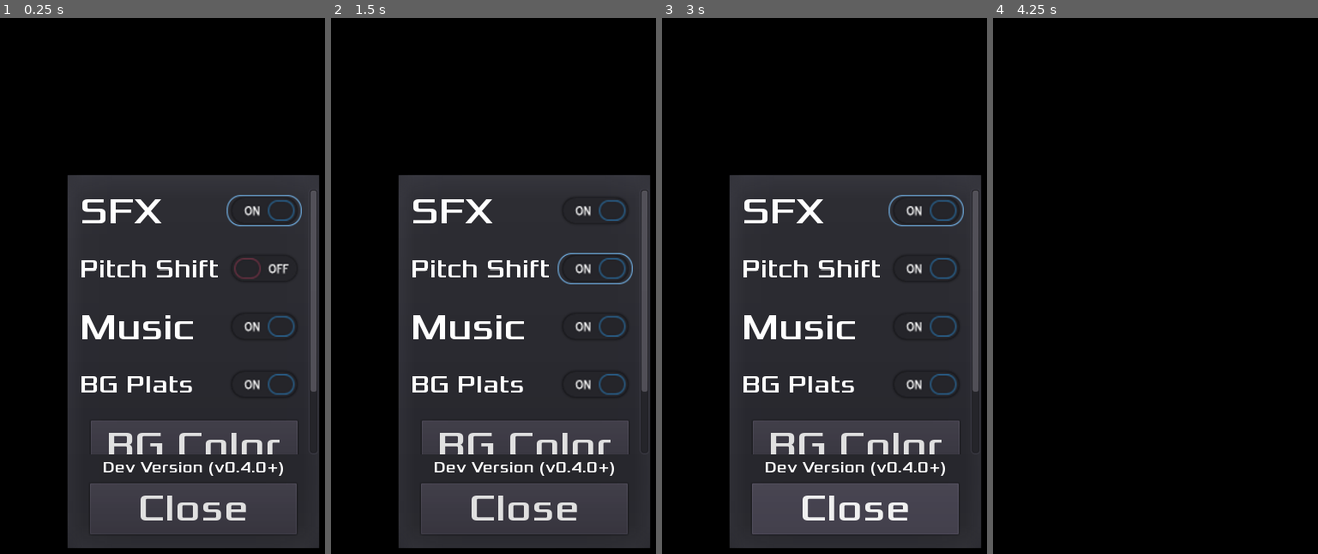
Above: before the commit, frames 1-4 (left to right).
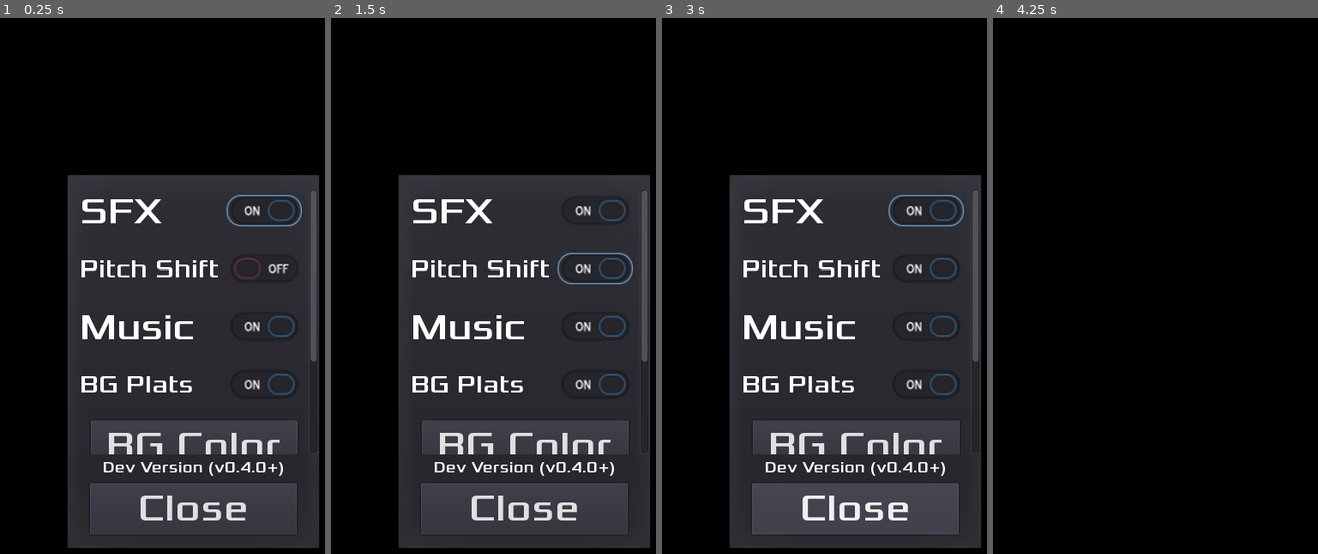
Above: after the commit, the same moments.

Repository: tomas7770/RunJump
Game: Godot game, scene res://scenes/SettingsHUD/SettingsHUD.tscn
The game is run twice, just before and just after one commit, with the same random seed, the same clock (stepped at 60 frames per second) and the same inputs. This scene is started directly instead of the project's main scene. Sound files missing from this copy of the repository are replaced by a short silence.
Inputs (mouse positions are in pixels of both pictures, inside the frame that each line leads up to):
- Up to frame 1 (0.25 s): no input
- Up to frame 2 (1.5 s): click (outside the picture) at 0.5 s, where only the run after the commit has a clickable "Credits"; click (597, 269) at 1.25 s
- Up to frame 3 (3 s): click "BG Color" at 2 s; click "Back" at 2.75 s
- Up to frame 4 (4.25 s): click "Advanced" at 3.5 s

The runs differ from the first frame. In frame 1, 0.1% of the frame differs, in the area x 95-98%, y 63-70%; in frame 2, 0.1%; in frame 3, 0.1%; in frame 4, nothing differs.

Commit message:
Add credits screen

Diff:
--- a/scenes/SettingsHUD/SettingsHUD.gd
+++ b/scenes/SettingsHUD/SettingsHUD.gd
@@ -6,6 +6,7 @@
 onready var color_picker = $HUD_Container/ColorSettings/ColorPicker
 onready var adv_settings = $HUD_Container/AdvSettings
 onready var adv_settings_list = $HUD_Container/AdvSettings/ScrollContainer/VBoxContainer
+onready var credits = $HUD_Container/Credits
 
 func _ready():
 	GlobalVariables.resize_control_toSafeArea($HUD_Container)
@@ -73,10 +74,15 @@
 	adv_settings.popup()
 	main_settings.hide()
 
+func _on_CreditsButton_pressed():
+	credits.popup()
+	main_settings.hide()
+
 func _on_BackButton_pressed():
 	main_settings.popup()
 	color_settings.hide()
 	adv_settings.hide()
+	credits.hide()
 
 func _on_ColorPicker_color_changed(color):
 	VisualServer.set_default_clear_color(color)
--- a/scenes/SettingsHUD/SettingsHUD.tscn
+++ b/scenes/SettingsHUD/SettingsHUD.tscn
@@ -50,6 +50,10 @@
 size = 26
 font_data = ExtResource( 1 )
 
+[sub_resource type="DynamicFont" id=14]
+size = 36
+font_data = ExtResource( 1 )
+
 [node name="SettingsHUD" type="CanvasLayer"]
 pause_mode = 2
 layer = 2
@@ -60,9 +64,6 @@
 anchor_bottom = 1.0
 mouse_filter = 2
 theme = SubResource( 8 )
-__meta__ = {
-"_edit_use_anchors_": false
-}
 
 [node name="MainSettings" type="PopupDialog" parent="HUD_Container"]
 anchor_left = 0.5
@@ -86,13 +87,10 @@
 margin_right = 142.5
 margin_bottom = 350.0
 scroll_horizontal_enabled = false
-__meta__ = {
-"_edit_use_anchors_": false
-}
 
 [node name="VBoxContainer" type="VBoxContainer" parent="HUD_Container/MainSettings/ScrollContainer"]
 margin_right = 285.0
-margin_bottom = 432.0
+margin_bottom = 512.0
 custom_constants/separation = 16
 
 [node name="SoundContainer" type="HBoxContainer" parent="HUD_Container/MainSettings/ScrollContainer/VBoxContainer"]
@@ -211,6 +209,20 @@
 "_edit_use_anchors_": false
 }
 
+[node name="CreditsButton" type="Button" parent="HUD_Container/MainSettings/ScrollContainer/VBoxContainer"]
+margin_left = 13.0
+margin_top = 448.0
+margin_right = 271.0
+margin_bottom = 512.0
+rect_min_size = Vector2( 258, 64 )
+size_flags_horizontal = 4
+custom_fonts/font = SubResource( 7 )
+text = "Credits"
+clip_text = true
+__meta__ = {
+"_edit_use_anchors_": false
+}
+
 [node name="CloseButton" type="Button" parent="HUD_Container/MainSettings"]
 anchor_left = 0.5
 anchor_top = 1.0
@@ -222,9 +234,6 @@
 margin_bottom = -20.0
 custom_fonts/font = SubResource( 3 )
 text = "Close"
-__meta__ = {
-"_edit_use_anchors_": false
-}
 
 [node name="VersionLabel" type="Label" parent="HUD_Container/MainSettings"]
 anchor_left = 0.5
@@ -365,15 +374,65 @@
 "_edit_use_anchors_": false
 }
 
+[node name="Credits" type="PopupDialog" parent="HUD_Container"]
+anchor_left = 0.5
+anchor_top = 0.5
+anchor_right = 0.5
+anchor_bottom = 0.5
+margin_left = -160.0
+margin_top = -235.0
+margin_right = 160.0
+margin_bottom = 235.0
+popup_exclusive = true
+
+[node name="ScrollContainer" type="ScrollContainer" parent="HUD_Container/Credits"]
+anchor_left = 0.5
+anchor_right = 0.5
+margin_left = -142.5
+margin_top = 20.0
+margin_right = 142.5
+margin_bottom = 350.0
+scroll_horizontal_enabled = false
+
+[node name="Label" type="Label" parent="HUD_Container/Credits/ScrollContainer"]
+margin_right = 255.0
+margin_bottom = 326.0
+grow_horizontal = 2
+custom_fonts/font = SubResource( 14 )
+text = "Game by
+\"tomas7777\"
+
+Music by
+\"nihilocrat\",
+\"Wolfgang\",
+\"wyver9\""
+
+[node name="BackButton" type="Button" parent="HUD_Container/Credits"]
+anchor_left = 0.5
+anchor_top = 1.0
+anchor_right = 0.5
+anchor_bottom = 1.0
+margin_left = -129.0
+margin_top = -84.0
+margin_right = 129.0
+margin_bottom = -20.0
+custom_fonts/font = SubResource( 3 )
+text = "Back"
+__meta__ = {
+"_edit_use_anchors_": false
+}
+
 [connection signal="toggled" from="HUD_Container/MainSettings/ScrollContainer/VBoxContainer/SoundContainer/CheckButton" to="." method="_on_MuteButton_toggled"]
 [connection signal="toggled" from="HUD_Container/MainSettings/ScrollContainer/VBoxContainer/SFXShiftContainer/CheckButton" to="." method="_on_SFXShiftButton_toggled"]
 [connection signal="toggled" from="HUD_Container/MainSettings/ScrollContainer/VBoxContainer/MusicContainer/CheckButton" to="." method="_on_MusicButton_toggled"]
 [connection signal="toggled" from="HUD_Container/MainSettings/ScrollContainer/VBoxContainer/BGContainer/CheckButton" to="." method="_on_BGButton_toggled"]
 [connection signal="pressed" from="HUD_Container/MainSettings/ScrollContainer/VBoxContainer/ColorButton" to="." method="_on_ColorButton_pressed"]
 [connection signal="pressed" from="HUD_Container/MainSettings/ScrollContainer/VBoxContainer/AdvButton" to="." method="_on_AdvButton_pressed"]
+[connection signal="pressed" from="HUD_Container/MainSettings/ScrollContainer/VBoxContainer/CreditsButton" to="." method="_on_CreditsButton_pressed"]
 [connection signal="pressed" from="HUD_Container/MainSettings/CloseButton" to="." method="_on_CloseButton_pressed"]
 [connection signal="color_changed" from="HUD_Container/ColorSettings/ColorPicker" to="." method="_on_ColorPicker_color_changed"]
 [connection signal="pressed" from="HUD_Container/ColorSettings/BackButton" to="." method="_on_BackButton_pressed"]
 [connection signal="pressed" from="HUD_Container/ColorSettings/DefaultButton" to="." method="_on_DefaultButton_pressed"]
 [connection signal="toggled" from="HUD_Container/AdvSettings/ScrollContainer/VBoxContainer/InterpContainer/CheckButton" to="." method="_on_InterpButton_toggled"]
 [connection signal="pressed" from="HUD_Container/AdvSettings/BackButton" to="." method="_on_BackButton_pressed"]
+[connection signal="pressed" from="HUD_Container/Credits/BackButton" to="." method="_on_BackButton_pressed"]
Not shown: 1 places in scenes/SettingsHUD/SettingsHUD.tscn that only renumber resources
